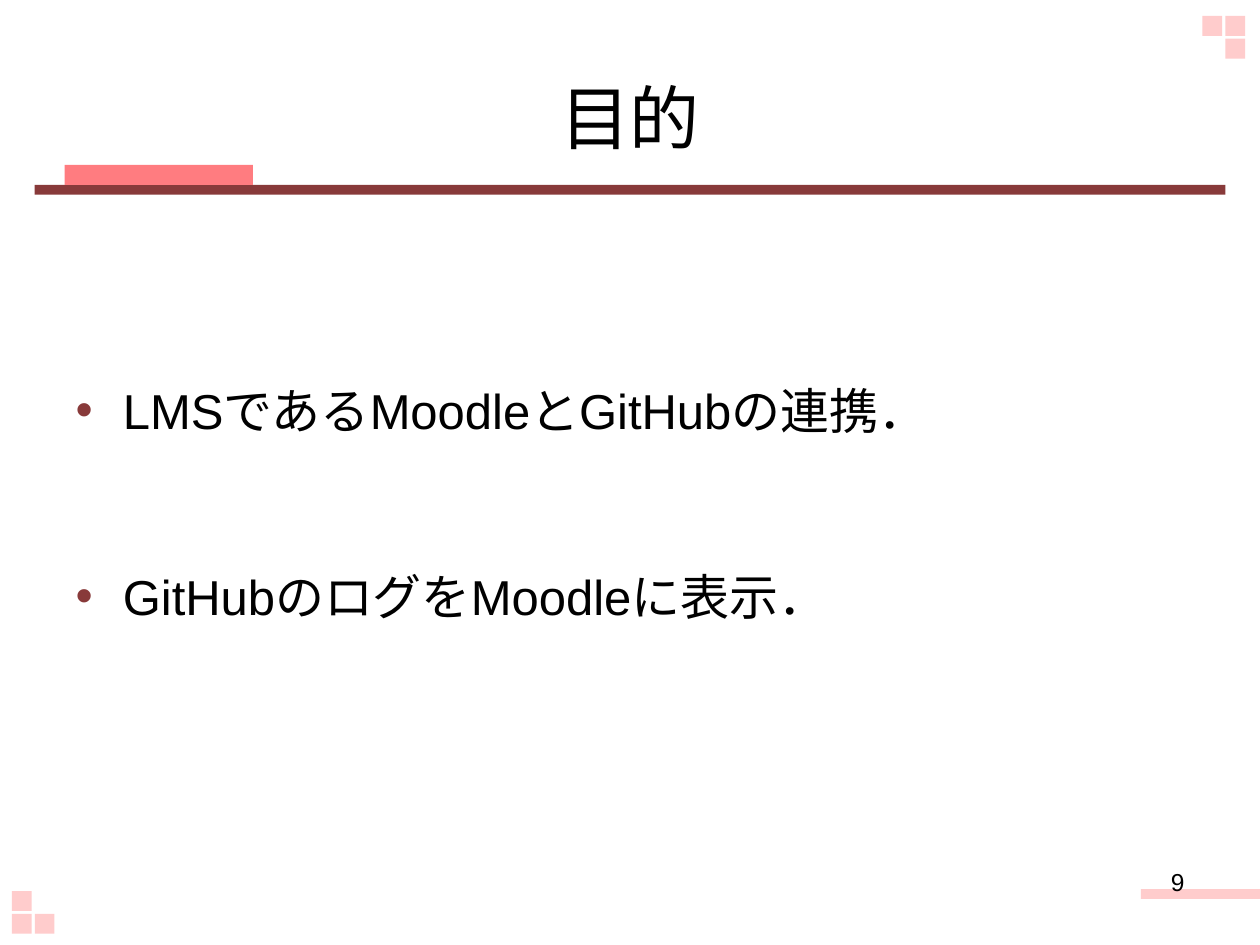
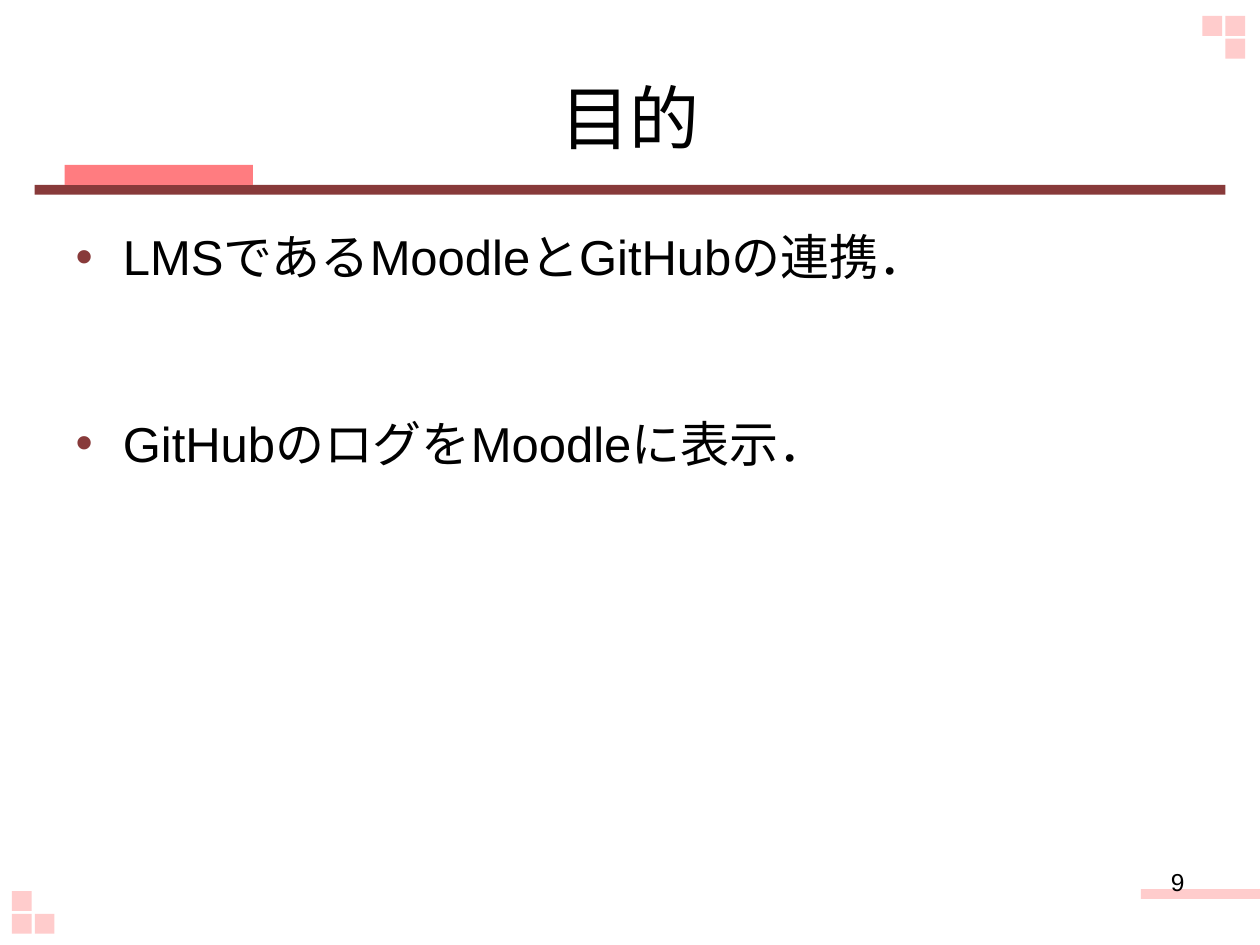
Before and after one commit to keimatsui/kadai, a slide deck: slide 9 of 卒業論文/2012/野口杏子/最終発表.pptx. Drawn at 1260x945 pixels with LibreOffice and Linux fonts; fonts in the diff are those of the drawing. Boxes give left, top, right and bottom in pixels: in the first picture for what was removed or moved away, otherwise in the second. Text is boxed around its words. In the diff, an @@ line names an element or a change of style, - is before the commit and + after.

```diff
--- a/卒業論文/2012/野口杏子/最終発表.pptx
+++ b/卒業論文/2012/野口杏子/最終発表.pptx
@@ text "LMSであるMoodleとGitHubの連携．" at (123,236,927,466): vertical alignment middle to top @@
```
Also in this commit, not shown: 4 other slides changed.
